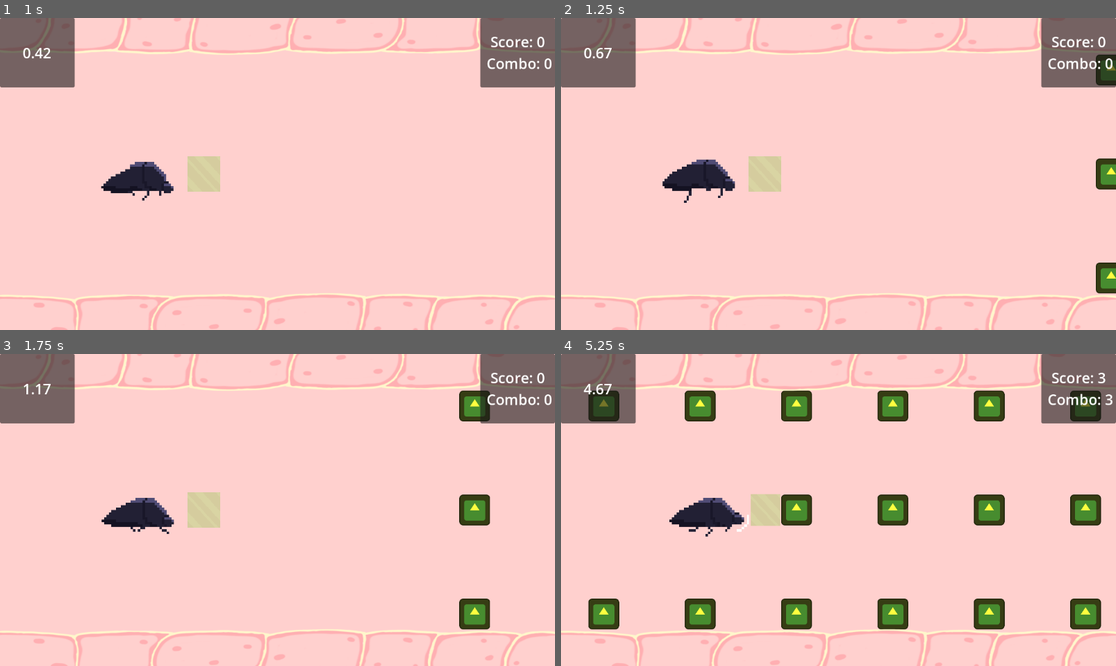
Above: before the commit, frames 1-4 (two rows, left to right).
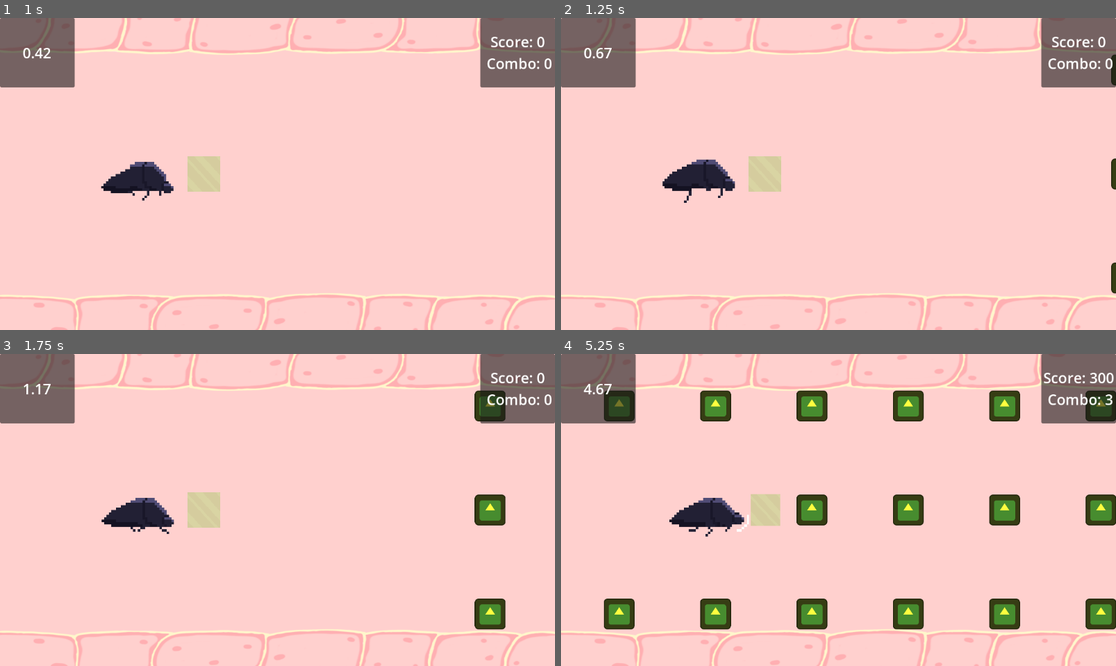
Above: after the commit, the same moments.

Repository: milnej/EscapeFromFrog
Game: Godot game, scene res://Scene/menu.tscn
The game is run twice, just before and just after one commit, with the same random seed, the same clock (stepped at 60 frames per second) and the same inputs. The engine's default icon, where the game draws it, is replaced by a stand-in: a white triangle on a blue panel in a dark square.
Inputs:
- Up to frame 1 (1 s): click "Start" at 0.5 s
- Up to frame 2 (1.25 s): no input
- Up to frame 3 (1.75 s): hold L (note_right) from 1.28 s (still down); tap Space (beetle_attack) at 1.35 s
- Up to frame 4 (5.25 s): release L (note_right) at 2.03 s; hold S (beetle_down) 2.03-2.78 s; tap Space (beetle_attack) every 0.75 s from 2.1 to 5.1 s; hold L (note_right) 2.78-3.53 s; hold W (beetle_up) 3.53-4.28 s; hold A (note_left) from 4.28 s (still down)

Frame 1 is identical in both runs. In frame 2, 1.0% of the frame differs, in the area x 96-100%, y 11-89%; in frame 3, 2.0%; in frame 4, 11%, in the area x 4-100%, y 6-89%.

Commit message:
Added sprites to the different types of obstacles.  Still need to figure out sizing

Diff:
--- a/Scene/acid.tscn
+++ b/Scene/acid.tscn
@@ -6,7 +6,7 @@
 [sub_resource type="RectangleShape2D" id="RectangleShape2D_yf74h"]
 size = Vector2(128, 128)
 
-[node name="Note" type="Node2D"]
+[node name="Note2" type="Node2D"]
 script = ExtResource("1_rx3qk")
 points_value = 0
 
--- a/Scene/beetle_trapped.tscn
+++ b/Scene/beetle_trapped.tscn
@@ -1,21 +1,23 @@
-[gd_scene load_steps=4 format=3 uid="uid://bpqdwakl4j5m1"]
+[gd_scene load_steps=4 format=3 uid="uid://ge7urkjs6jv7"]
 
-[ext_resource type="Script" path="res://Scripts/unbreakable_flesh.gd" id="1_q5tcs"]
-[ext_resource type="Texture2D" uid="uid://bs6r4ygmfwj0x" path="res://icon.svg" id="2_xxukw"]
+[ext_resource type="Script" path="res://Scripts/note.gd" id="1_b4x4c"]
+[ext_resource type="Texture2D" uid="uid://mia6c7q5fh12" path="res://Resources/Sprites/trapped_beetle.png" id="2_1hyj5"]
 
 [sub_resource type="RectangleShape2D" id="RectangleShape2D_yf74h"]
 size = Vector2(128, 128)
 
 [node name="Note2" type="Node2D"]
-script = ExtResource("1_q5tcs")
+script = ExtResource("1_b4x4c")
+points_value = 500
 
 [node name="Sprite2D" type="Sprite2D" parent="."]
-modulate = Color(1, 1, 0.247059, 1)
-position = Vector2(-32, 0)
-scale = Vector2(0.5, 0.5)
-texture = ExtResource("2_xxukw")
+texture_filter = 1
+position = Vector2(9.53674e-07, -9.53674e-07)
+texture = ExtResource("2_1hyj5")
 
 [node name="Area2D" type="Area2D" parent="Sprite2D"]
+position = Vector2(-9.53674e-07, 9.53674e-07)
+scale = Vector2(0.5, 0.5)
 collision_layer = 2
 
 [node name="CollisionShape2D" type="CollisionShape2D" parent="Sprite2D/Area2D"]
--- a/Scene/breakable_flesh.tscn
+++ b/Scene/breakable_flesh.tscn
@@ -8,10 +8,10 @@
 
 [node name="Note" type="Node2D"]
 script = ExtResource("1_munt2")
+points_value = 100
 
 [node name="Sprite2D" type="Sprite2D" parent="."]
 modulate = Color(1, 1, 0.247059, 1)
-position = Vector2(-32, 0)
 scale = Vector2(0.5, 0.5)
 texture = ExtResource("2_xejaf")
 
--- a/Scene/unbreakable_flesh.tscn
+++ b/Scene/unbreakable_flesh.tscn
@@ -1,7 +1,7 @@
 [gd_scene load_steps=4 format=3 uid="uid://d1up4r1xfavds"]
 
 [ext_resource type="Script" path="res://Scripts/acid.gd" id="1_b0nbv"]
-[ext_resource type="Texture2D" uid="uid://bs6r4ygmfwj0x" path="res://icon.svg" id="2_c6od4"]
+[ext_resource type="Texture2D" uid="uid://cx6s8571167nb" path="res://Resources/Sprites/barrier.png" id="2_0e65y"]
 
 [sub_resource type="RectangleShape2D" id="RectangleShape2D_yf74h"]
 size = Vector2(128, 128)
@@ -10,14 +10,15 @@
 script = ExtResource("1_b0nbv")
 
 [node name="Sprite2D" type="Sprite2D" parent="."]
-modulate = Color(0.537, 0.067, 0, 1)
-scale = Vector2(0.5, 0.5)
-texture = ExtResource("2_c6od4")
+texture_filter = 1
+scale = Vector2(0.666667, 0.5)
+texture = ExtResource("2_0e65y")
 
 [node name="Area2D" type="Area2D" parent="Sprite2D"]
 collision_layer = 2
 
 [node name="CollisionShape2D" type="CollisionShape2D" parent="Sprite2D/Area2D"]
+scale = Vector2(0.75, 1)
 shape = SubResource("RectangleShape2D_yf74h")
 
 [connection signal="area_entered" from="Sprite2D/Area2D" to="." method="_on_area_2d_area_entered"]
--- a/note.tscn
+++ b/note.tscn
@@ -1,20 +1,17 @@
 [gd_scene load_steps=4 format=3 uid="uid://bngn2iigrq677"]
 
-[ext_resource type="Script" path="res://Scripts/breakable_flesh.gd" id="1_4krcn"]
+[ext_resource type="Script" path="res://Scripts/note.gd" id="1_jmnrm"]
 [ext_resource type="Texture2D" uid="uid://bs6r4ygmfwj0x" path="res://icon.svg" id="1_nq5ql"]
 
 [sub_resource type="RectangleShape2D" id="RectangleShape2D_yf74h"]
 size = Vector2(128, 128)
 
-[node name="Note2" type="Node2D"]
-script = ExtResource("1_4krcn")
-line = null
-note_number = null
-points_value = null
+[node name="Note3" type="Node2D"]
+script = ExtResource("1_jmnrm")
+points_value = 100
 
 [node name="Sprite2D" type="Sprite2D" parent="."]
-modulate = Color(1, 1, 0.247059, 1)
-position = Vector2(-32, 0)
+modulate = Color(0, 0.619635, 0.966662, 1)
 scale = Vector2(0.5, 0.5)
 texture = ExtResource("1_nq5ql")
 
Not shown: 1 places in Scene/breakable_flesh.tscn that only renumber resources
Not shown: 1 places in Scene/guts.tscn that only renumber resources
